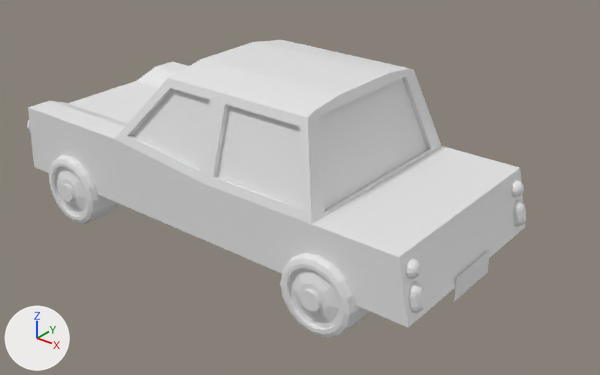
Renders of the FBX model Assets/Art/Cars_FBX.fbx from each side of a commit.
Both versions are drawn from a 50 mm lens placed at (4.01, -4.74, 3.51), pointed at (0.18, 0.05, 0.54). The lights are fixed; the arrows at lower left show +X, +Y and +Z. The picture after the commit comes second. Mesh edges are drawn as thin lines on the coarser meshes. Where no turn or scale is listed for an object, it has been applied to the vertices.
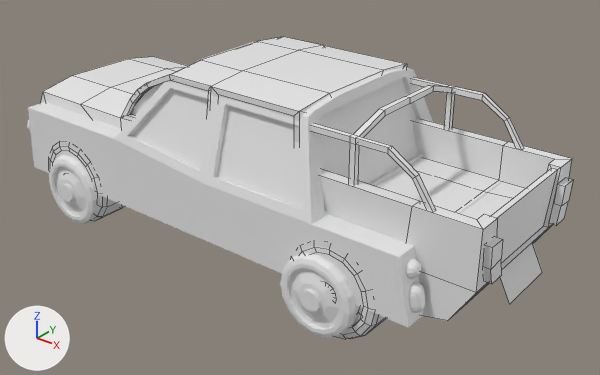
What differs and where, as boxes (x1, y1, x2, y2) in the pictures (600 x 375 px):
'Amarok', added
    after: (40, 37, 573, 339)

Diff of the bpy script that builds the scene:
```diff
--- a/Assets/Art/Cars_FBX.fbx.py
+++ b/Assets/Art/Cars_FBX.fbx.py
@@ me_cube_001 @@
+me_cube_001.from_pydata(...)  # 1000 vertices, 1013 faces; spans x -2.32..2.2, y -0.9..0.9, z 0.0..1.58
@@ ob_amarok @@
+ob_amarok = bpy.data.objects.new('Amarok', me_cube_001)
+ob_amarok.location = (0.0, 0.0, 0.0)
```
